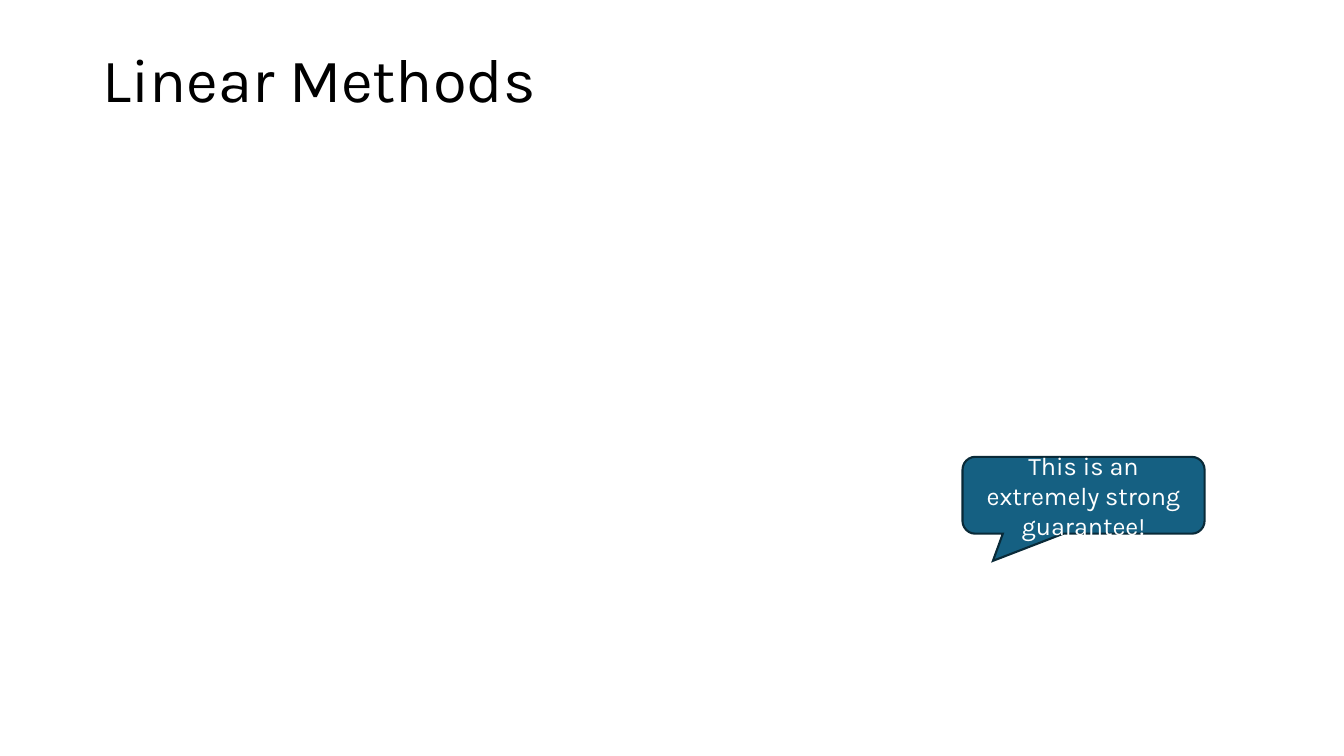
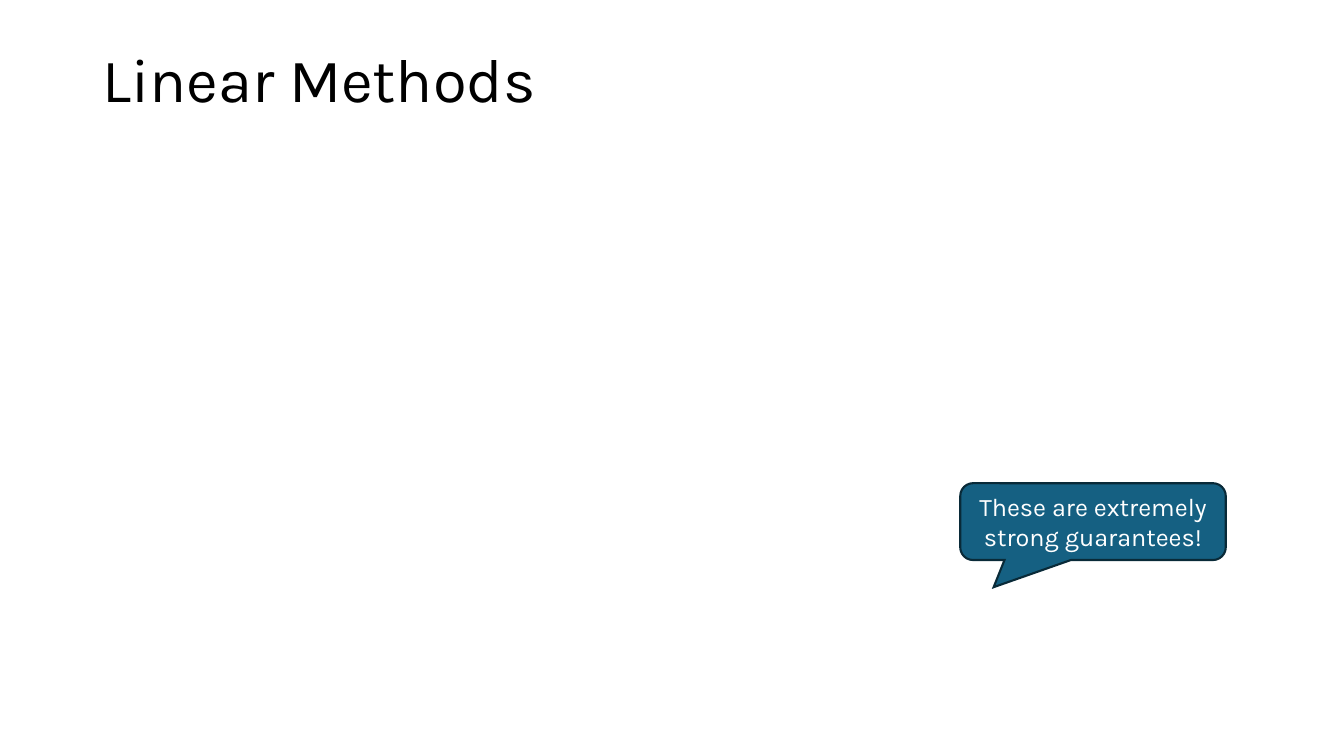
Before and after one commit to mhahsler/Introduction_to_Reinforcement_Learning, a slide deck: slide 18 of slides/Lecture_Chapter09.pptx. Drawn at 1344x756 pixels with LibreOffice and Linux fonts; fonts in the diff are those of the drawing; grey boxes stand for pictures. Boxes give left, top, right and bottom in pixels: in the first picture for what was removed or moved away, otherwise in the second. Text is boxed around its words. In the diff, an @@ line names an element or a change of style, - is before the commit and + after.

```diff
--- a/slides/Lecture_Chapter09.pptx
+++ b/slides/Lecture_Chapter09.pptx
@@ rounded speech box "These are extremely strong guarantees!": place and size @@
-rounded speech box "These are extremely strong guarantees!" at box(963, 457, 1205, 533)
+rounded speech box "These are extremely strong guarantees!" at box(961, 483, 1226, 560)
@@ text in rounded speech box at box(979, 498, 1207, 552): text changed @@
-This is an extremely strong guarantee!
+These are extremely strong guarantees!
```
Also in this commit, not shown: 2 other slides changed, 1 other file.
